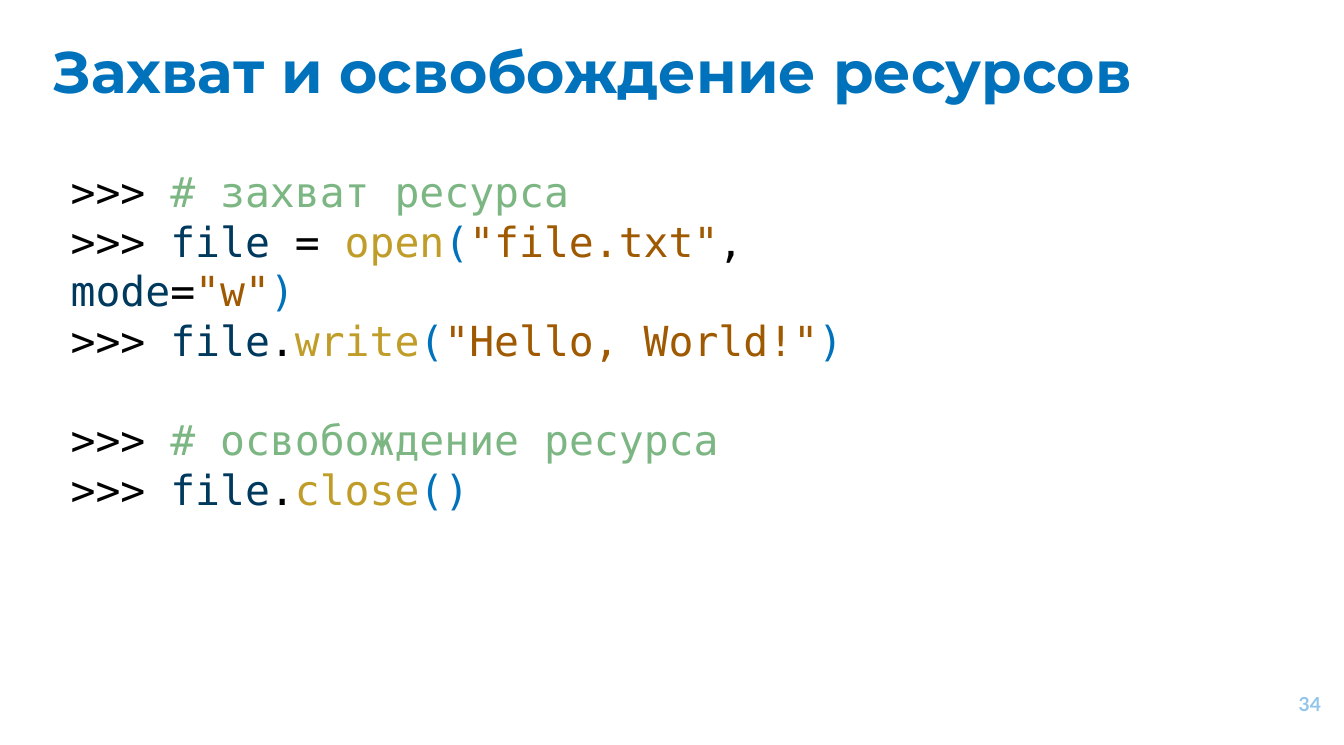
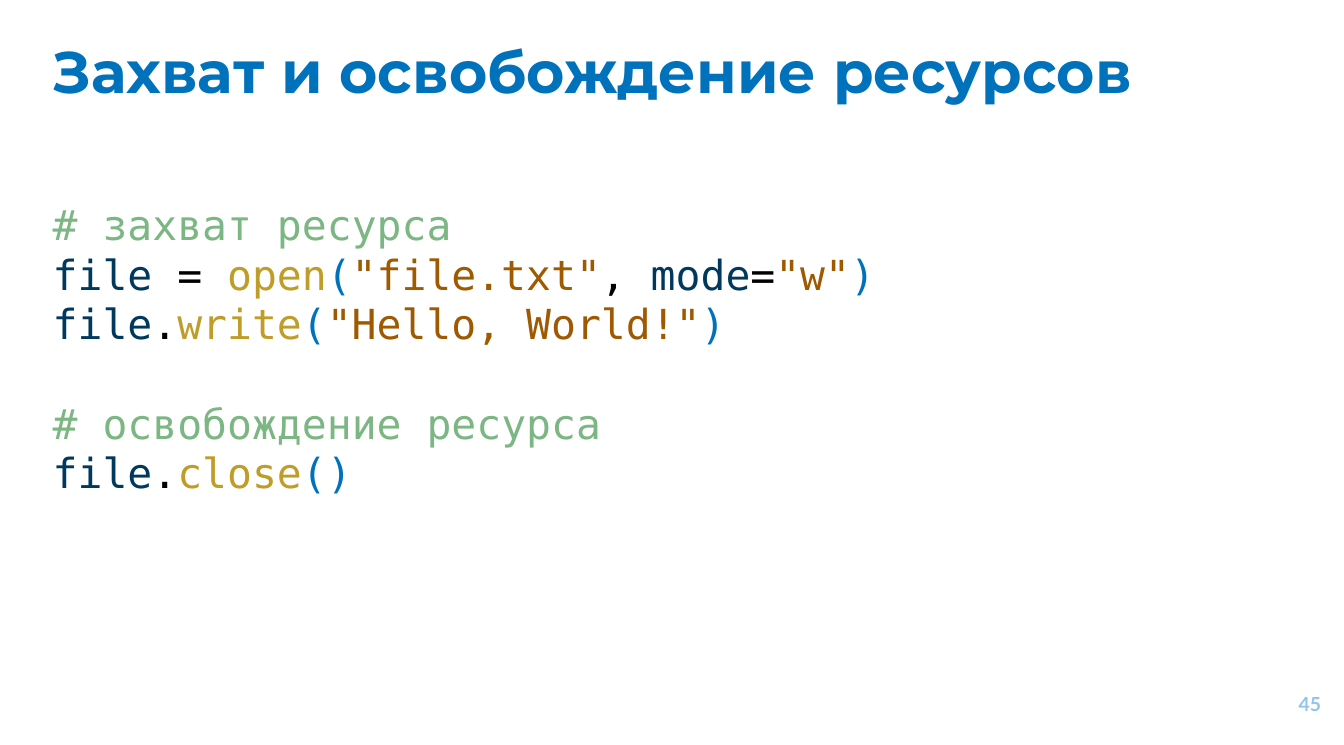
Before and after one commit to EvgrafovMichail/python_mipt_dafe, a slide deck: slide 45 of lessons/sem01/lesson09/exceptions.pptx (slide 34 before the commit). Drawn at 1344x745 pixels with LibreOffice and Linux fonts; fonts in the diff are those of the drawing. Boxes give left, top, right and bottom in pixels: in the first picture for what was removed or moved away, otherwise in the second. Text is boxed around its words. In the diff, an @@ line names an element or a change of style, - is before the commit and + after.

```diff
--- a/lessons/sem01/lesson09/exceptions.pptx
+++ b/lessons/sem01/lesson09/exceptions.pptx
@@ text at (53, 217, 875, 494): text changed @@
->>> # захват ресурса
->>> file = open("file.txt", mode="w")
->>> file.write("Hello, World!")
->>> # освобождение ресурса
->>> file.close()
+# захват ресурса
+file = open("file.txt", mode="w")
+file.write("Hello, World!")
+# освобождение ресурса
+file.close()
@@ page number at (1299, 697, 1321, 711): text changed @@
-34
+45
```
Also in this commit, not shown: 37 other slides changed, 13 slides added, 6 slides removed.
